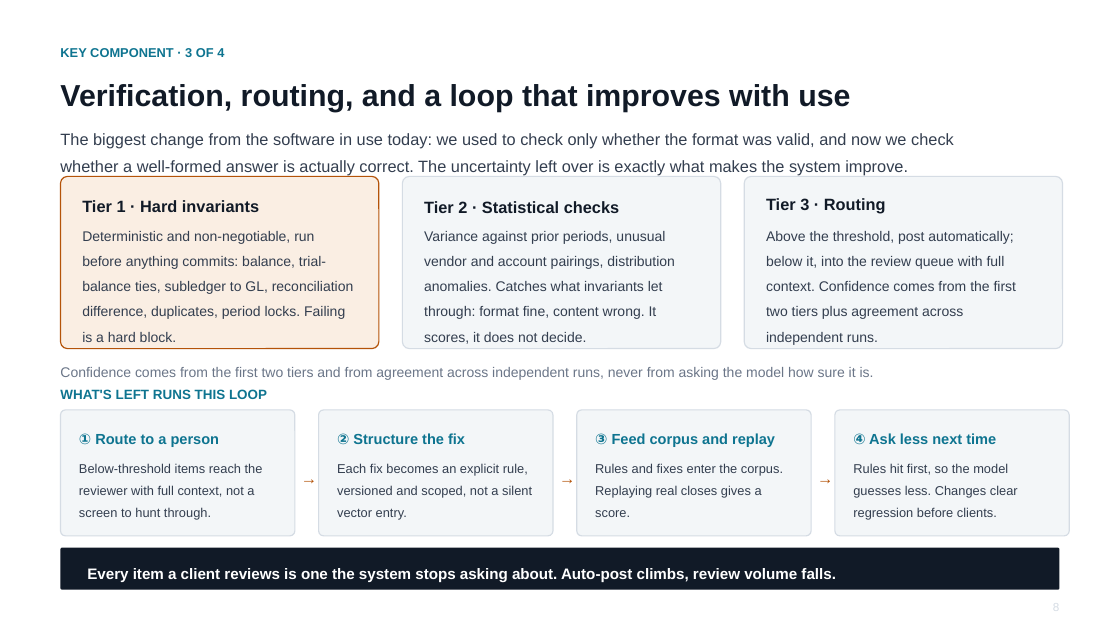
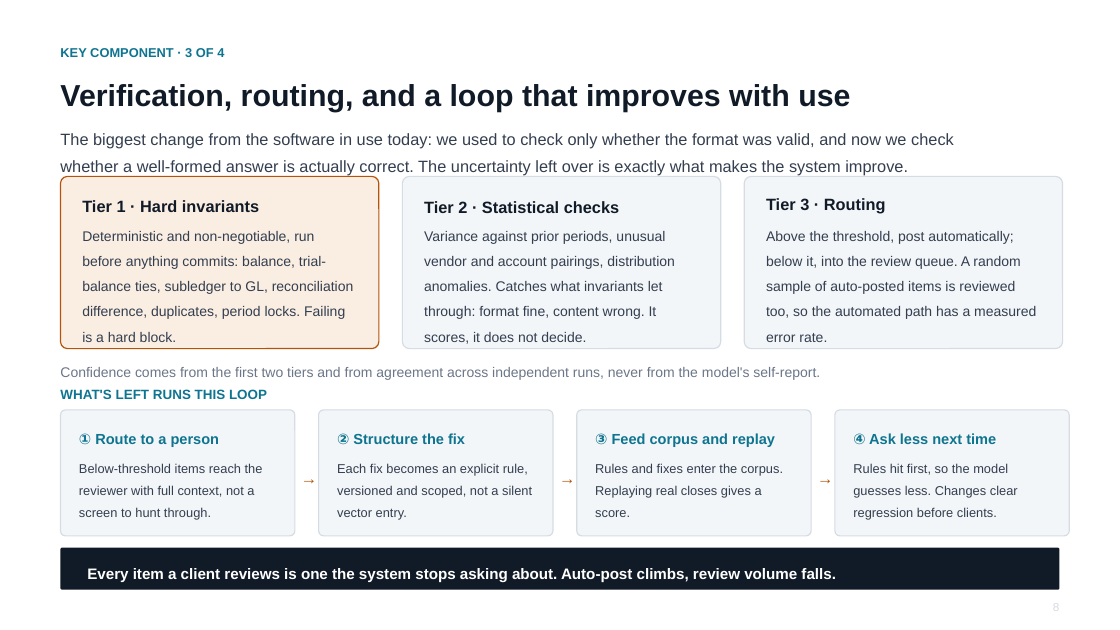
Before and after one commit to cllu/aimi-accounting-software-proposal, a slide deck: slide 9 of agent-native-accounting-deck.pptx. Drawn at 1120x630 pixels with LibreOffice and Linux fonts; fonts in the diff are those of the drawing. Boxes give left, top, right and bottom in pixels: in the first picture for what was removed or moved away, otherwise in the second. Text is boxed around its words. In the diff, an @@ line names an element or a change of style, - is before the commit and + after.

Commit message:
Minor fixes

```diff
--- a/agent-native-accounting-deck.pptx
+++ b/agent-native-accounting-deck.pptx
@@ text at bbox=[766, 231, 1036, 319]: text changed @@
-Above the threshold, post automatically; below it, into the review queue with full context. Confidence comes from the first two tiers plus agreement across independent runs.
+Above the threshold, post automatically; below it, into the review queue. A random sample of auto-posted items is reviewed too, so the automated path has a measured error rate.
@@ text at bbox=[60, 367, 820, 380]: text changed @@
-Confidence comes from the first two tiers and from agreement across independent runs, never from asking the model how sure it is.
+Confidence comes from the first two tiers and from agreement across independent runs, never from the model's self-report.
```
Also in this commit, not shown: 5 other slides changed.
